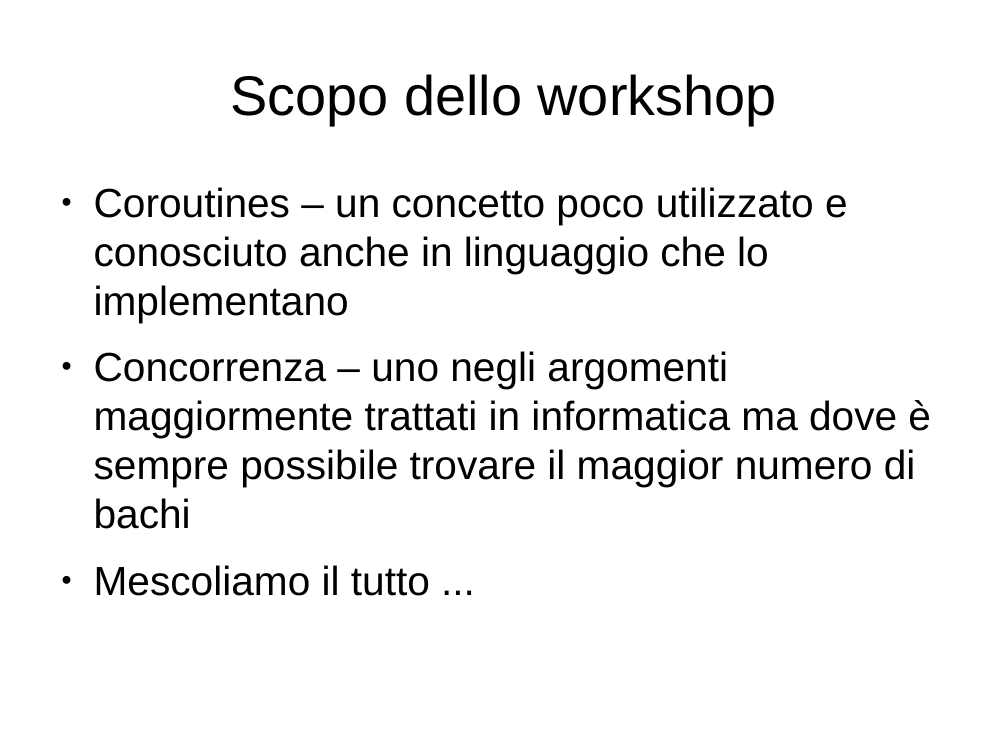
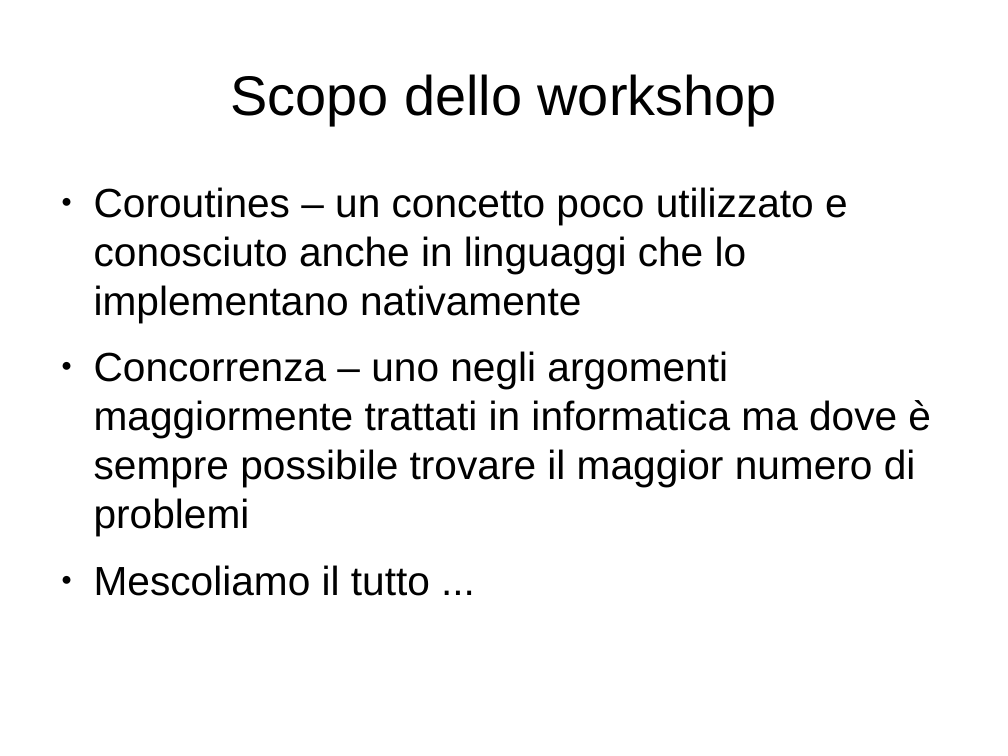
Before and after one commit to mdionisio/workshop_coroutine, a slide deck: slide 3 of presentazione.odp. Drawn at 1008x756 pixels with LibreOffice and Linux fonts; fonts in the diff are those of the drawing. Boxes give left, top, right and bottom in pixels: in the first picture for what was removed or moved away, otherwise in the second. Text is boxed around its words. In the diff, an @@ line names an element or a change of style, - is before the commit and + after.

Commit message:
[UPG]

```diff
--- a/presentazione.odp
+++ b/presentazione.odp
@@ text at bbox=[94, 187, 931, 535]: text changed @@
-● Coroutines – un concetto poco utilizzato e conosciuto anche in linguaggio che lo implementano
-● Concorrenza – uno negli argomenti maggiormente trattati in informatica ma dove è sempre possibile trovare il maggior numero di bachi
+● Coroutines – un concetto poco utilizzato e conosciuto anche in linguaggi che lo implementano nativamente
+● Concorrenza – uno negli argomenti maggiormente trattati in informatica ma dove è sempre possibile trovare il maggior numero di problemi
```
Also in this commit, not shown: 5 other slides changed.
